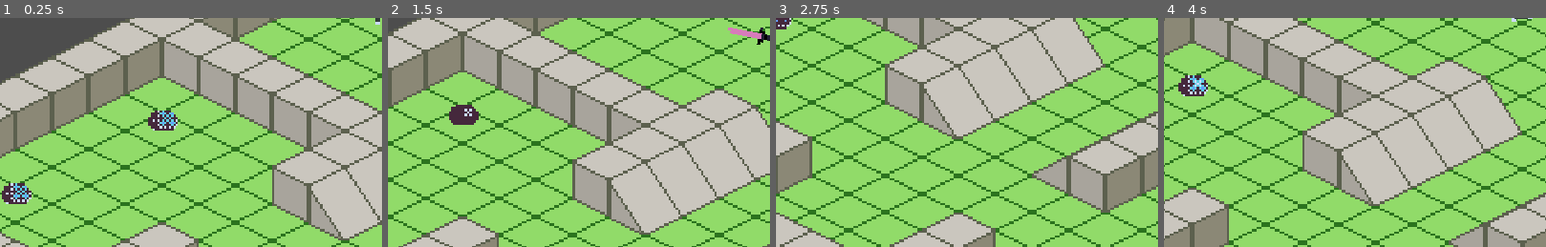
Above: before the commit, frames 1-4 (left to right).
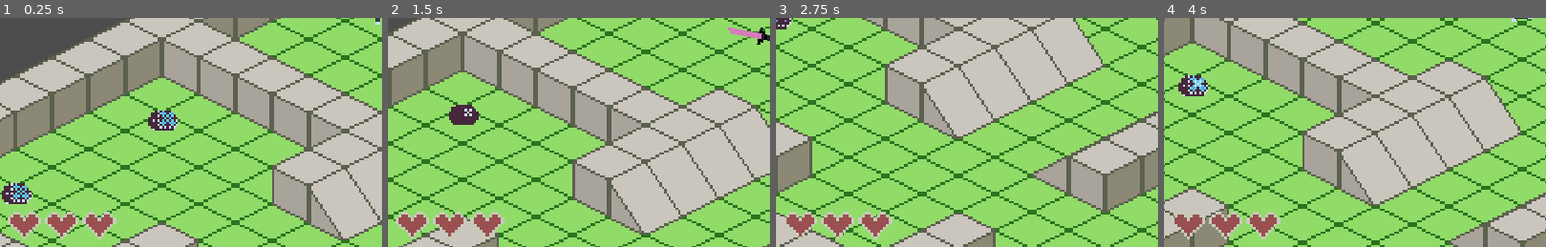
Above: after the commit, the same moments.

Repository: gaboma19/dustership
Game: Godot game, scene res://scenes/combat/combat.tscn
The game is run twice, just before and just after one commit, with the same random seed, the same clock (stepped at 60 frames per second) and the same inputs. The engine's default icon, where the game draws it, is replaced by a stand-in: a white triangle on a blue panel in a dark square.
Inputs (mouse positions are % of the whole screen's width and height, from its top left):
- Up to frame 1 (0.25 s): no input
- Up to frame 2 (1.5 s): tap Enter at 0.5 s; move the mouse to (72, 45) at 0.52 s; press the mouse at (72, 45) at 0.53 s; hold D (move_right) 0.53-1.28 s; move the mouse to (30, 55) at 1.27 s; release the mouse at (30, 55) at 1.28 s; hold S (move_down) from 1.28 s (still down); click (30, 55) at 1.35 s
- Up to frame 3 (2.75 s): move the mouse to (60, 28) at 2.02 s; release S (move_down) at 2.03 s; press the mouse at (60, 28) at 2.03 s; hold D (move_right) from 2.03 s (still down)
- Up to frame 4 (4 s): move the mouse to (45, 70) at 2.77 s; release D (move_right) at 2.78 s; release the mouse at (45, 70) at 2.78 s; hold Up (move_up) 2.78-3.53 s; click (45, 70) at 2.85 s; move the mouse to (80, 65) at 3.52 s; press the mouse at (80, 65) at 3.53 s; hold A (move_left) from 3.53 s (still down)
The pictures show only the part of the screen within x 0-50%, y 49-99%; the shares and areas given below are measured in that part.

The runs differ from the first frame. In frame 1, 1.9% of the frame differs, in the area x 2-31%, y 84-97%; in frame 2, 1.7%; in frame 3, 1.8%; in frame 4, 1.8%.

Commit message:
health bar

Diff:
--- /dev/null
+++ b/scenes/autoload/game_events.tscn
@@ -0,0 +1,3 @@
+[gd_scene format=3 uid="uid://7tl5rw8fewte"]
+
+[node name="GameEvents" type="Node"]
--- a/scenes/combat/combat.tscn
+++ b/scenes/combat/combat.tscn
@@ -1,5 +1,6 @@
-[gd_scene load_steps=4 format=3 uid="uid://c07831odmeqpn"]
+[gd_scene load_steps=5 format=3 uid="uid://c07831odmeqpn"]
 
+[ext_resource type="PackedScene" uid="uid://b61du28ox3e38" path="res://scenes/ui/health_bar/health_bar.tscn" id="1_vt4ch"]
 [ext_resource type="PackedScene" uid="uid://8mj6n5arl8rg" path="res://scenes/entities/player/player.tscn" id="2_q03xn"]
 [ext_resource type="PackedScene" uid="uid://ggvy8hstsf8l" path="res://scenes/entities/philo/philo.tscn" id="3_0rarn"]
 [ext_resource type="PackedScene" uid="uid://b7qlpio0l5g3f" path="res://scenes/combat/pathfinding_tilemap.tscn" id="3_qdqo6"]
@@ -7,6 +8,8 @@
 [node name="Combat" type="Node2D"]
 y_sort_enabled = true
 texture_filter = 1
+
+[node name="HealthBar" parent="." instance=ExtResource("1_vt4ch")]
 
 [node name="TileMap" parent="." instance=ExtResource("3_qdqo6")]
 layer_0/tile_data = PackedInt32Array(65541, 65539, 1, 131077, 65539, 1, 131078, 65539, 1, 196614, 65539, 1, 131079, 655 …(20046 unchanged characters)…
--- a/scenes/components/death_component.tscn
+++ b/scenes/components/death_component.tscn
@@ -2,6 +2,21 @@
 
 [ext_resource type="Script" path="res://scenes/components/death_component.gd" id="1_sm3xe"]
 [ext_resource type="Texture2D" uid="uid://do1smmanvhlef" path="res://assets/philo/philo-16.png" id="2_eaf46"]
+
+[sub_resource type="Animation" id="Animation_0vwux"]
+length = 0.001
+tracks/0/type = "value"
+tracks/0/imported = false
+tracks/0/enabled = true
+tracks/0/path = NodePath("GPUParticles2D:emitting")
+tracks/0/interp = 1
+tracks/0/loop_wrap = true
+tracks/0/keys = {
+"times": PackedFloat32Array(0),
+"transitions": PackedFloat32Array(1),
+"update": 1,
+"values": [false]
+}
 
 [sub_resource type="Animation" id="Animation_jbi63"]
 resource_name = "default"
@@ -30,21 +45,6 @@
 "args": [],
 "method": &"queue_free"
 }]
-}
-
-[sub_resource type="Animation" id="Animation_0vwux"]
-length = 0.001
-tracks/0/type = "value"
-tracks/0/imported = false
-tracks/0/enabled = true
-tracks/0/path = NodePath("GPUParticles2D:emitting")
-tracks/0/interp = 1
-tracks/0/loop_wrap = true
-tracks/0/keys = {
-"times": PackedFloat32Array(0),
-"transitions": PackedFloat32Array(1),
-"update": 1,
-"values": [false]
 }
 
 [sub_resource type="AnimationLibrary" id="AnimationLibrary_4bf1o"]
--- a/scenes/components/health_component.gd
+++ b/scenes/components/health_component.gd
@@ -17,12 +17,6 @@
 	Callable(check_death).call_deferred()
 
 
-func get_health_percent():
-	if max_health <= 0:
-		return 0
-	return min(current_health / max_health, 1)
-
-
 func check_death():
 	if current_health == 0:
 		died.emit()
--- a/scenes/entities/philo/philo.tscn
+++ b/scenes/entities/philo/philo.tscn
@@ -249,7 +249,7 @@
 offset = Vector2(0, -6)
 hframes = 6
 vframes = 6
-frame = 1
+frame = 11
 metadata/_aseprite_wizard_config_ = {
 "i_mode": -1,
 "keep_anim_length": false,
--- a/scenes/entities/player/player.gd
+++ b/scenes/entities/player/player.gd
@@ -4,13 +4,14 @@
 @onready var animation_tree = $AnimationTree
 @onready var velocity_component = $VelocityComponent
 @onready var ability_spawn_component = $AbilitySpawnComponent
+@onready var health_component = $HealthComponent
 
 
 var movement_vector: Vector2 = Vector2.ZERO
 
 
 func _ready():
-	pass
+	health_component.health_changed.connect(on_health_changed)
 
 
 func _process(_delta):
@@ -43,3 +44,8 @@
 	animation_tree["parameters/Idle/blend_position"] = direction
 	animation_tree["parameters/Walk/blend_position"] = direction
 	ability_spawn_component.update_blend_position(direction)
+
+
+func on_health_changed():
+	# GameEvents.emit_player_damaged(current_health, max_health)
+	pass
--- a/scenes/entities/player/player.tscn
+++ b/scenes/entities/player/player.tscn
@@ -1,9 +1,10 @@
-[gd_scene load_steps=31 format=3 uid="uid://8mj6n5arl8rg"]
+[gd_scene load_steps=32 format=3 uid="uid://8mj6n5arl8rg"]
 
 [ext_resource type="Script" path="res://scenes/entities/player/player.gd" id="1_1rubt"]
 [ext_resource type="Texture2D" uid="uid://siitdmrp7hur" path="res://assets/gabriel/gabriel.png" id="2_7oby8"]
 [ext_resource type="PackedScene" uid="uid://c7t8vbrvflhqd" path="res://scenes/components/velocity_component.tscn" id="2_rdnns"]
 [ext_resource type="PackedScene" uid="uid://dddqbw827wnsn" path="res://scenes/ability/sword_ability_controller/sword_ability_controller.tscn" id="3_k1pfd"]
+[ext_resource type="PackedScene" uid="uid://b1qboeyt6528a" path="res://scenes/components/health_component.tscn" id="4_bveuy"]
 [ext_resource type="PackedScene" uid="uid://bdh07l2o7mvp5" path="res://scenes/components/ability_spawn_component.tscn" id="5_lbmhv"]
 
 [sub_resource type="Animation" id="Animation_ek2j0"]
@@ -616,6 +617,9 @@
 acceleration = 10.0
 
 [node name="AbilitySpawnComponent" parent="." instance=ExtResource("5_lbmhv")]
+
+[node name="HealthComponent" parent="." instance=ExtResource("4_bveuy")]
+max_health = 4.0
 
 [node name="Abilities" type="Node" parent="."]
 
--- /dev/null
+++ b/scenes/ui/health_bar/health_bar.gd
@@ -0,0 +1,9 @@
+extends CanvasLayer
+
+@export var heart_panel_scene: PackedScene
+
+@onready var heart_container: HBoxContainer = %HeartContainer
+
+
+func set_hearts(current_health: int, max_health: int):
+	pass
--- /dev/null
+++ b/scenes/ui/health_bar/health_bar.tscn
@@ -0,0 +1,37 @@
+[gd_scene load_steps=3 format=3 uid="uid://b61du28ox3e38"]
+
+[ext_resource type="PackedScene" uid="uid://crbfqt62kncy7" path="res://scenes/ui/health_bar/heart_panel.tscn" id="1_d80qb"]
+[ext_resource type="Script" path="res://scenes/ui/health_bar/health_bar.gd" id="1_ppetb"]
+
+[node name="HealthBar" type="CanvasLayer"]
+script = ExtResource("1_ppetb")
+heart_panel_scene = ExtResource("1_d80qb")
+
+[node name="MarginContainer" type="MarginContainer" parent="."]
+anchors_preset = 15
+anchor_right = 1.0
+anchor_bottom = 1.0
+grow_horizontal = 2
+grow_vertical = 2
+theme_override_constants/margin_left = 32
+theme_override_constants/margin_top = 32
+theme_override_constants/margin_right = 32
+theme_override_constants/margin_bottom = 32
+
+[node name="HeartContainer" type="HBoxContainer" parent="MarginContainer"]
+unique_name_in_owner = true
+custom_minimum_size = Vector2(100, 0)
+layout_mode = 2
+size_flags_horizontal = 0
+size_flags_vertical = 8
+mouse_filter = 2
+theme_override_constants/separation = 49
+
+[node name="HeartPanel" parent="MarginContainer/HeartContainer" instance=ExtResource("1_d80qb")]
+layout_mode = 2
+
+[node name="HeartPanel2" parent="MarginContainer/HeartContainer" instance=ExtResource("1_d80qb")]
+layout_mode = 2
+
+[node name="HeartPanel3" parent="MarginContainer/HeartContainer" instance=ExtResource("1_d80qb")]
+layout_mode = 2
--- /dev/null
+++ b/scenes/ui/health_bar/heart_panel.tscn
@@ -0,0 +1,22 @@
+[gd_scene load_steps=2 format=3 uid="uid://crbfqt62kncy7"]
+
+[ext_resource type="Texture2D" uid="uid://ccr71dcu6cbeu" path="res://assets/heart/heart.png" id="1_5dlwt"]
+
+[node name="HeartPanel" type="Panel"]
+
+[node name="Sprite2D" type="Sprite2D" parent="."]
+texture_filter = 1
+scale = Vector2(4, 4)
+texture = ExtResource("1_5dlwt")
+metadata/_aseprite_wizard_config_ = {
+"i_mode": 1,
+"keep_anim_length": false,
+"layer": "",
+"o_ex_p": "",
+"o_folder": "",
+"o_name": "",
+"only_visible": false,
+"op_exp": false,
+"player": "",
+"source": "res://assets/heart/heart.aseprite"
+}
Binary file added: assets/heart/heart.aseprite
Not shown, added: assets/heart/heart.aseprite.import
Binary file added: assets/heart/heart.png
Not shown, added: assets/heart/heart.png.import
